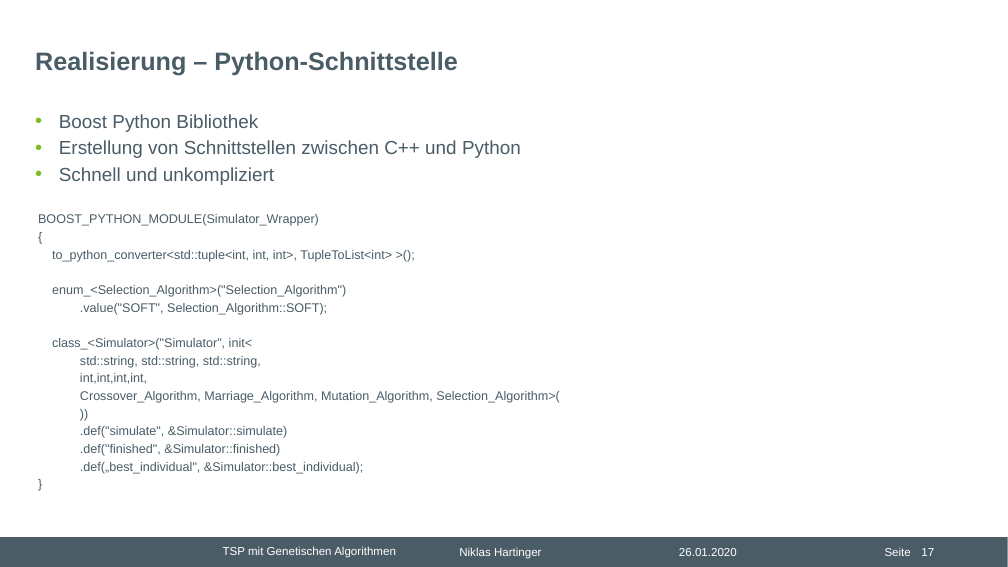
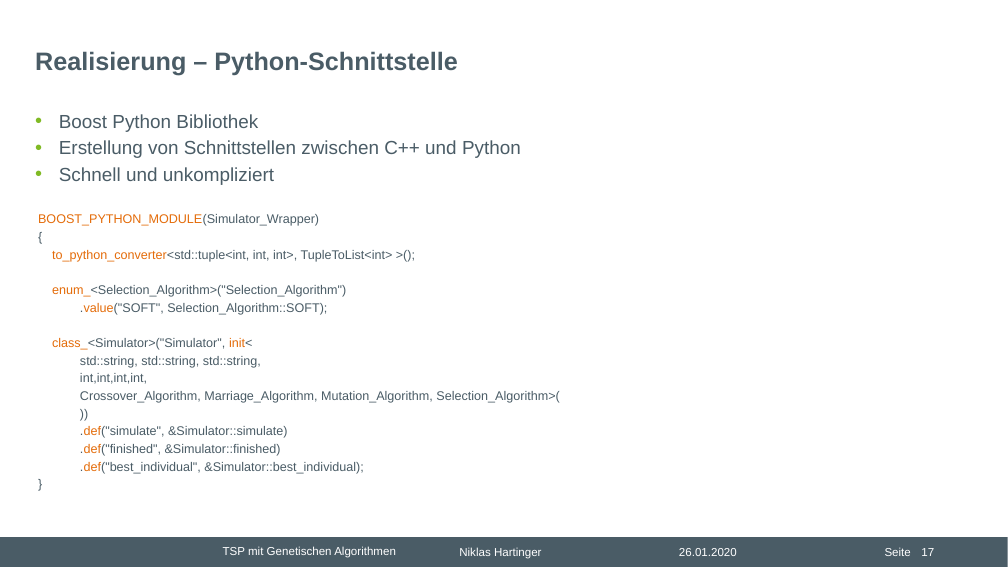
Before and after one commit to nhrt/Genetic-Algorithms, a slide deck: slide 17 of Projektvortrag/Präsentation Projektvortrag.pptx. Drawn at 1008x567 pixels with LibreOffice and Linux fonts; fonts in the diff are those of the drawing; background and template pictures are left out. Boxes give left, top, right and bottom in pixels: in the first picture for what was removed or moved away, otherwise in the second. Text is boxed around its words. In the diff, an @@ line names an element or a change of style, - is before the commit and + after.

```diff
--- a/Projektvortrag/Präsentation Projektvortrag.pptx
+++ b/Projektvortrag/Präsentation Projektvortrag.pptx
@@ text at (x1=38, y1=214, x2=393, y2=456): text colour #4A5C66 to #E46C0A in "BOOST_PYTHON_MODULE(Simulator_Wrapper)", "to_python_converter<std::tuple<int,", "enum_<Selection_Algorithm>("Selection_Algorithm")", ".value("SOFT"," and 3 more places @@
@@ text at (x1=80, y1=462, x2=363, y2=474): text changed @@
-.def(„best_individual", &Simulator::best_individual);
+.def("best_individual", &Simulator::best_individual);
```
Also in this commit, not shown: 6 other slides changed, 1 slide removed.
